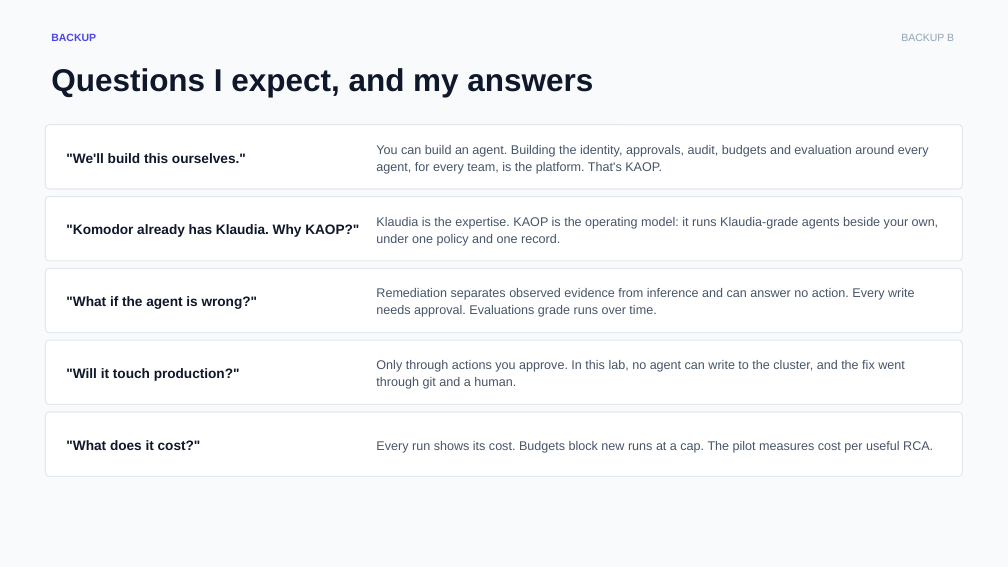
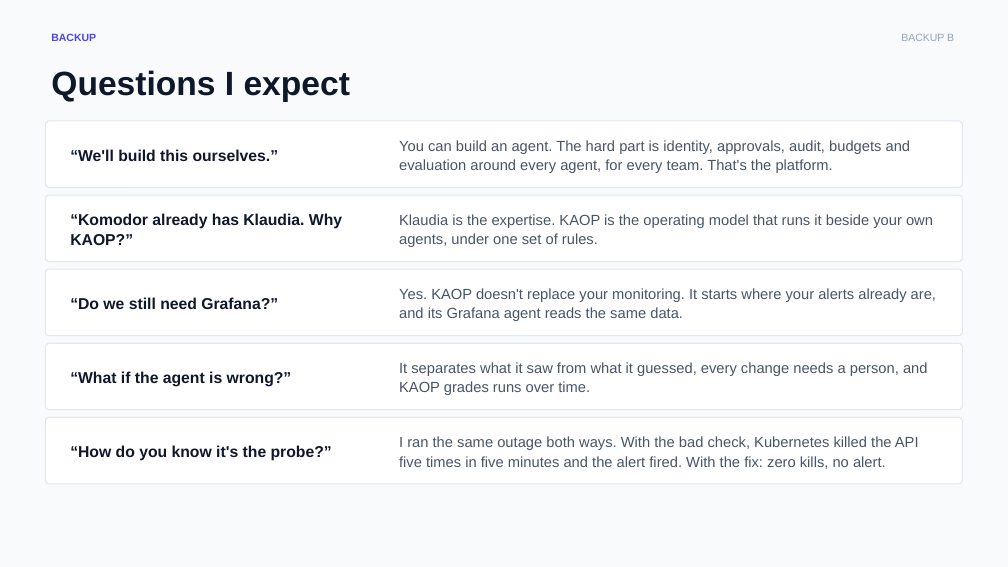
Before and after one commit to chizeni24/komodor-production-lab, a slide deck: slide 11 of docs/presentation/KAOP_Customer_Pitch.pptx. Drawn at 1008x567 pixels with LibreOffice and Linux fonts; fonts in the diff are those of the drawing. Boxes give left, top, right and bottom in pixels: in the first picture for what was removed or moved away, otherwise in the second. Text is boxed around its words. In the diff, an @@ line names an element or a change of style, - is before the commit and + after.

```diff
--- a/docs/presentation/KAOP_Customer_Pitch.pptx
+++ b/docs/presentation/KAOP_Customer_Pitch.pptx
@@ text at (51, 70, 350, 102): text changed; size 30 to 32 pt @@
-Questions I expect, and my answers
+Questions I expect
@@ rounded rectangle: place and size @@
-rounded rectangle at (45, 125, 963, 189)
+rounded rectangle at (45, 121, 963, 188)
@@ text at (70, 149, 279, 161): text changed; size 13 to 15 pt @@
-"We'll build this ourselves."
+“We'll build this ourselves.”
@@ text at (399, 140, 911, 173): text changed; size 12 to 14 pt @@
-You can build an agent. Building the identity, approvals, audit, budgets and evaluation around every agent, for every team, is the platform. That's KAOP.
+You can build an agent. The hard part is identity, approvals, audit, budgets and evaluation around every agent, for every team. That's the platform.
@@ text at (70, 213, 342, 245): text changed; size 13 to 15 pt @@
-"Komodor already has Klaudia. Why KAOP?"
+“Komodor already has Klaudia. Why KAOP?”
@@ text at (399, 214, 933, 247): text changed; size 12 to 14 pt @@
-Klaudia is the expertise. KAOP is the operating model: it runs Klaudia-grade agents beside your own, under one policy and one record.
+Klaudia is the expertise. KAOP is the operating model that runs it beside your own agents, under one set of rules.
@@ text added at (70, 297, 278, 309), 15 pt, text #0F172A, bold @@
+“Do we still need Grafana?”
@@ text at (399, 288, 936, 321): text changed; size 12 to 14 pt @@
-Remediation separates observed evidence from inference and can answer no action. Every write needs approval. Evaluations grade runs over time.
+Yes. KAOP doesn't replace your monitoring. It starts where your alerts already are, and its Grafana agent reads the same data.
@@ rounded rectangle: place and size @@
-rounded rectangle at (45, 340, 963, 405)
+rounded rectangle at (45, 343, 963, 410)
@@ text removed at (66, 367, 240, 381) @@
-"Will it touch production?"
@@ text at (70, 371, 292, 387): text changed; size 13 to 15 pt @@
-"What if the agent is wrong?"
+“What if the agent is wrong?”
@@ text at (399, 362, 928, 395): text changed; size 12 to 14 pt @@
-Only through actions you approve. In this lab, no agent can write to the cluster, and the fix went through git and a human.
+It separates what it saw from what it guessed, every change needs a person, and KAOP grades runs over time.
@@ rounded rectangle: place and size @@
-rounded rectangle at (45, 412, 963, 476)
+rounded rectangle at (45, 417, 963, 484)
@@ text at (70, 445, 332, 461): text changed; size 13 to 15 pt @@
-"What does it cost?"
+“How do you know it's the probe?”
@@ text at (399, 436, 919, 469): text changed; size 12 to 14 pt @@
-Every run shows its cost. Budgets block new runs at a cap. The pilot measures cost per useful RCA.
+I ran the same outage both ways. With the bad check, Kubernetes killed the API five times in five minutes and the alert fired. With the fix: zero kills, no alert.
```
Also in this commit, not shown: 11 other slides changed, 6 other files.
